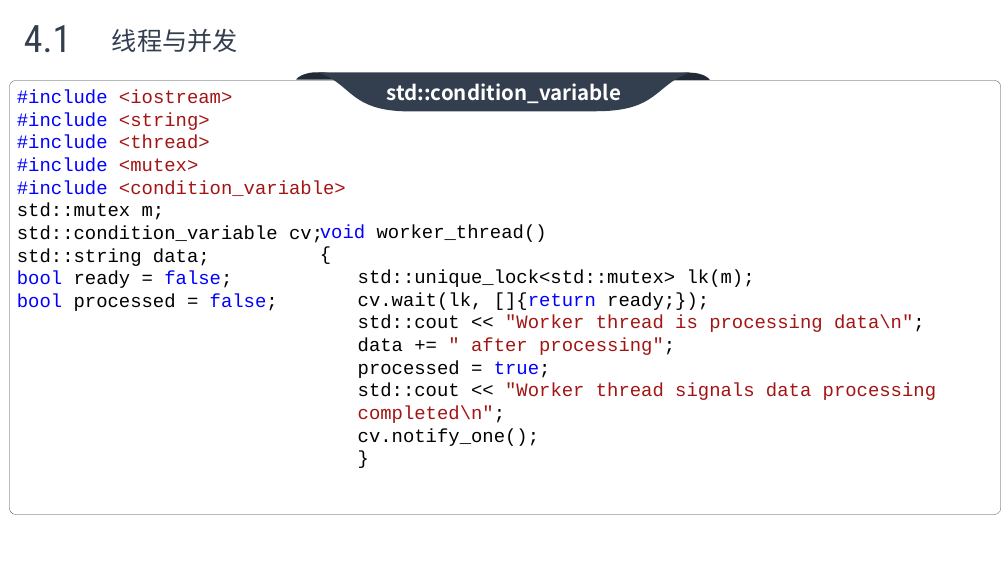
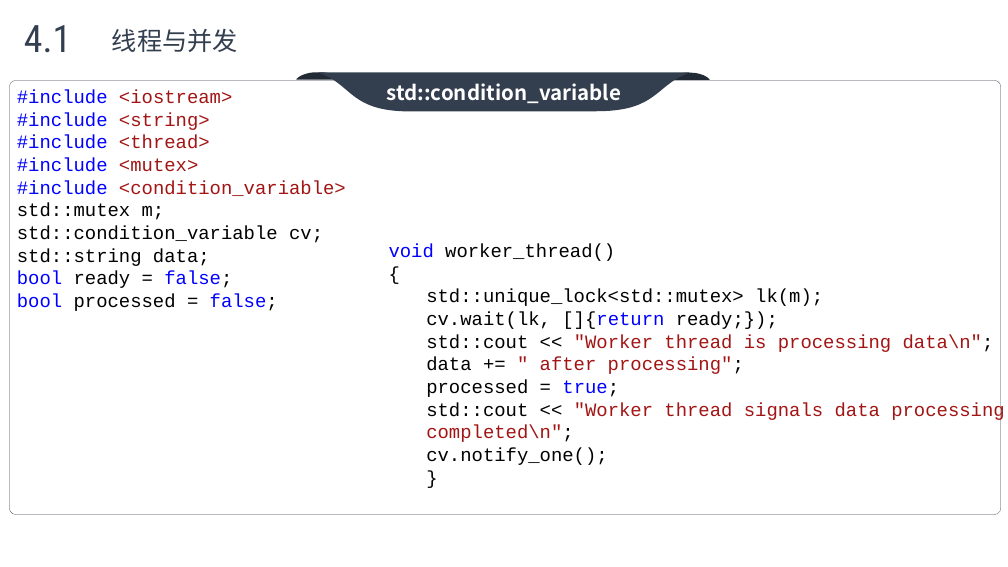
Before and after one commit to max4sharing/modern_cpp, a slide deck: slide 41 of C++11.pptx (slide 39 before the commit). Drawn at 1008x567 pixels with LibreOffice and Linux fonts; fonts in the diff are those of the drawing; background and template pictures are left out. Boxes give left, top, right and bottom in pixels: in the first picture for what was removed or moved away, otherwise in the second. Text is boxed around its words. In the diff, an @@ line names an element or a change of style, - is before the commit and + after.

```diff
--- a/C++11.pptx
+++ b/C++11.pptx
@@ text "void worker_thread()": place and size @@
-text "void worker_thread()" at (320,224,936,446)
+text "void worker_thread()" at (389,244,1004,465)
```
Also in this commit, not shown: 5 other slides changed, 5 slides added.
